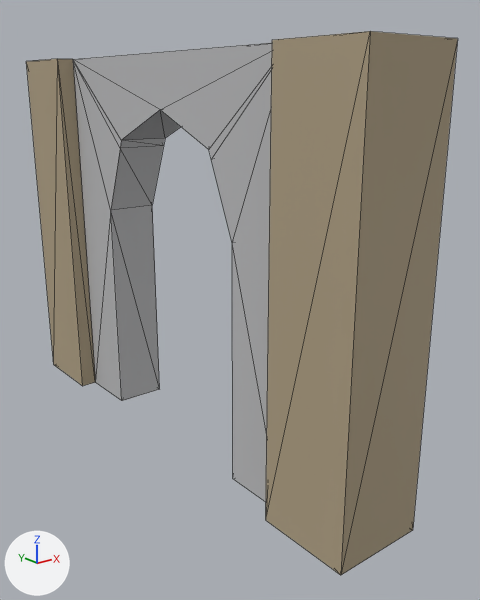
The OBJ model assets/models/Wood_Door_Round_01.obj: old version first, new version second.
Rendered twice from a camera (50 mm lens) standing at (-2.1, -3.11, 2.01) and looking at (0.19, -0.25, 0.86). Lighting does not change. The marker at lower left points along +X, +Y and +Z. Mesh edges are drawn as thin lines. Where no turn or scale is listed for an object, it has been applied to the vertices.

The first picture shows 'Mesh1_Wood_Door_Round_Model'.
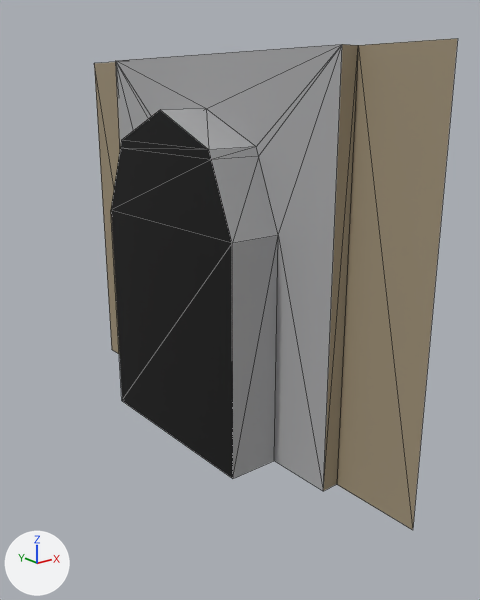
Pixel boxes (x1, y1, x2, y2) of what changed, in the pictures (480 x 600 px):
'Mesh1_Wood_Door_Round_Model', reshaped (16% narrower, 10% shorter)
    before: (26, 31, 458, 575)
    after: (94, 38, 458, 530)
part 1 of me_mesh1_wood_door_round_model, cut back
    before: (26, 31, 458, 575)
    after: (111, 110, 233, 479)

The change, as a diff of the scene's bpy script:
```diff
--- a/assets/models/Wood_Door_Round_01.obj.py
+++ b/assets/models/Wood_Door_Round_01.obj.py
@@ mat_black @@
+mat_black = principled_material('Black')
+mat_black.base_color = (0.0, 0.0, 0.0)  # black #000000
+mat_black.roughness = 0.69
@@ me_mesh1_wood_door_round_model @@
 # used by ob_mesh1_wood_door_round_model
-me_mesh1_wood_door_round_model.from_pydata(...)  # 42 vertices, 80 faces; spans x -0.25..0.25, y -1.5..1.5, z 0.0..2.2
+me_mesh1_wood_door_round_model.from_pydata(...)  # 30 vertices, 42 faces; spans x -0.15..0.25, y -1.5..1.5, z 0.0..2.2
+# me_mesh1_wood_door_round_model part 1
+# 12 vertices are removed from x -0.25..-0.15, y -1.5..1.5, z 0.0..2.2
+# 45 faces are deleted
+# 7 new faces join them, mat_black (black #000000)
 me_mesh1_wood_door_round_model.materials.append(mat_dark_stone)
 me_mesh1_wood_door_round_model.materials.append(mat_wood)
+me_mesh1_wood_door_round_model.materials.append(mat_black)  # black #000000
```
